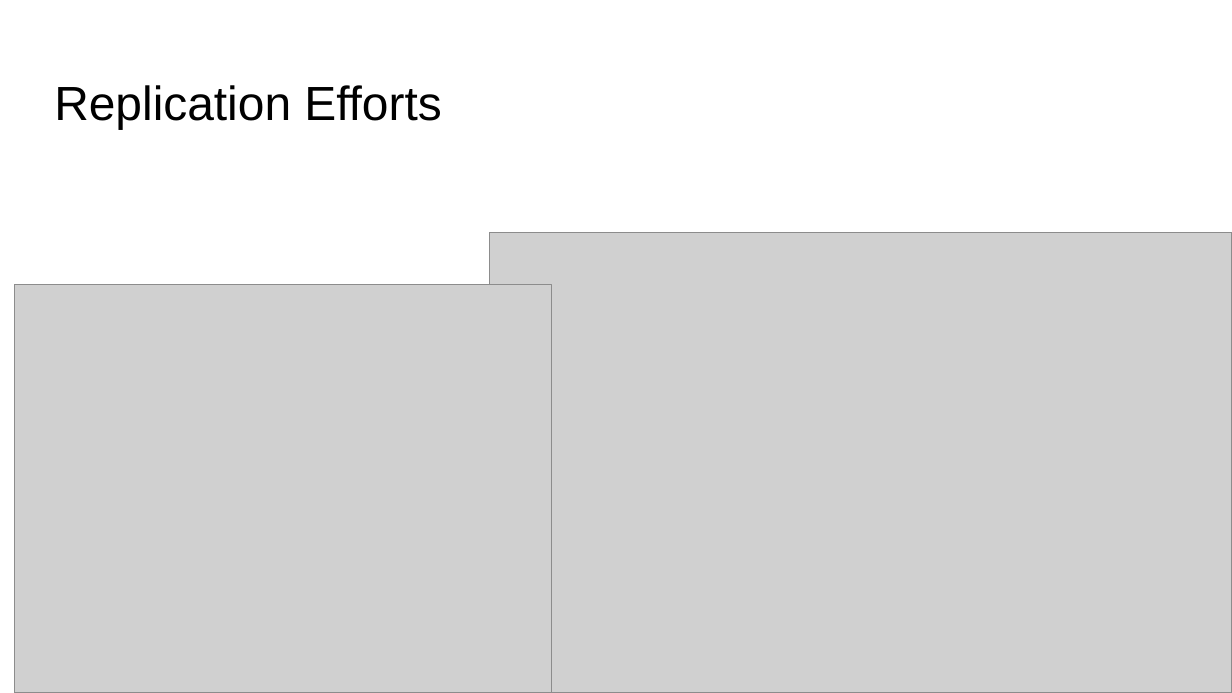
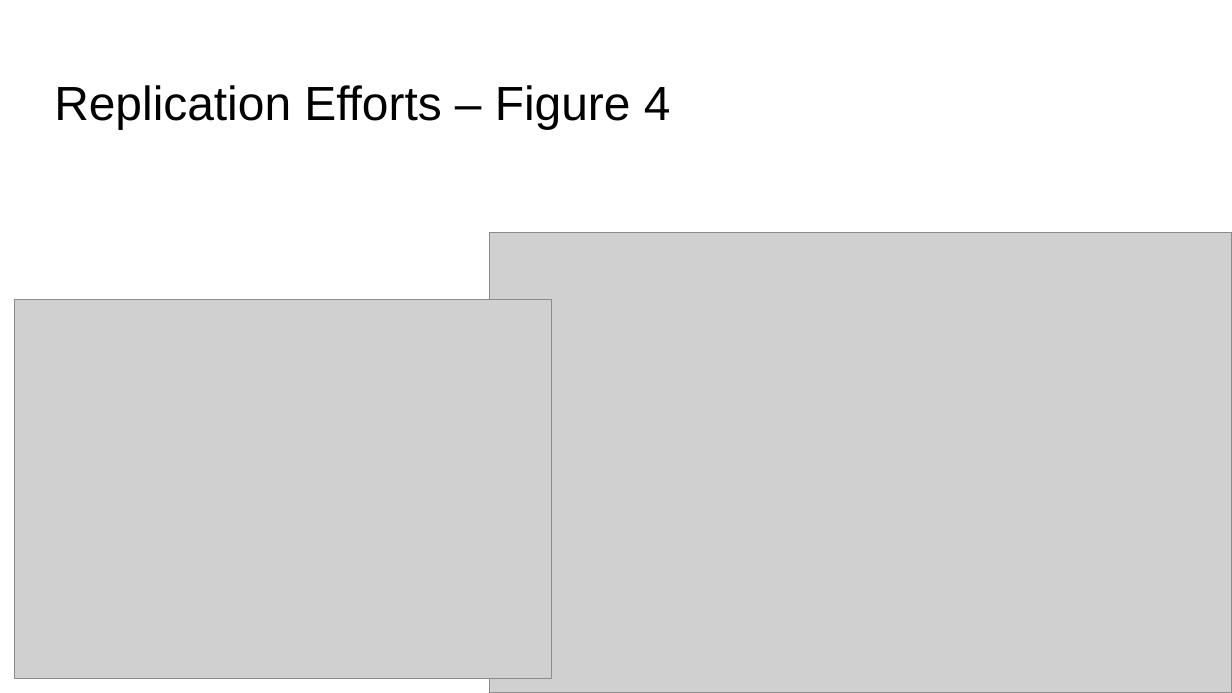
Before and after one commit to UW-MSDS-DATA-598-Reproducibility-WI20/delafuente-rhodes-solorio-srivastava-weatherly-replication-project, a slide deck: slide 6 of analysis/Presentation.pptx. Drawn at 1232x693 pixels with LibreOffice and Linux fonts; fonts in the diff are those of the drawing; grey boxes stand for pictures. Boxes give left, top, right and bottom in pixels: in the first picture for what was removed or moved away, otherwise in the second. Text is boxed around its words. In the diff, an @@ line names an element or a change of style, - is before the commit and + after.

Commit message:
Figures added to folder and final presentation update

```diff
--- a/analysis/Presentation.pptx
+++ b/analysis/Presentation.pptx
@@ title at (x1=54, y1=85, x2=671, y2=129): text changed @@
-Replication Efforts
+Replication Efforts – Figure 4
@@ picture resized from (x1=15, y1=285, x2=552, y2=692) to (x1=15, y1=299, x2=552, y2=679) @@
```
Also in this commit, not shown: 5 other slides changed, 5 other files.
